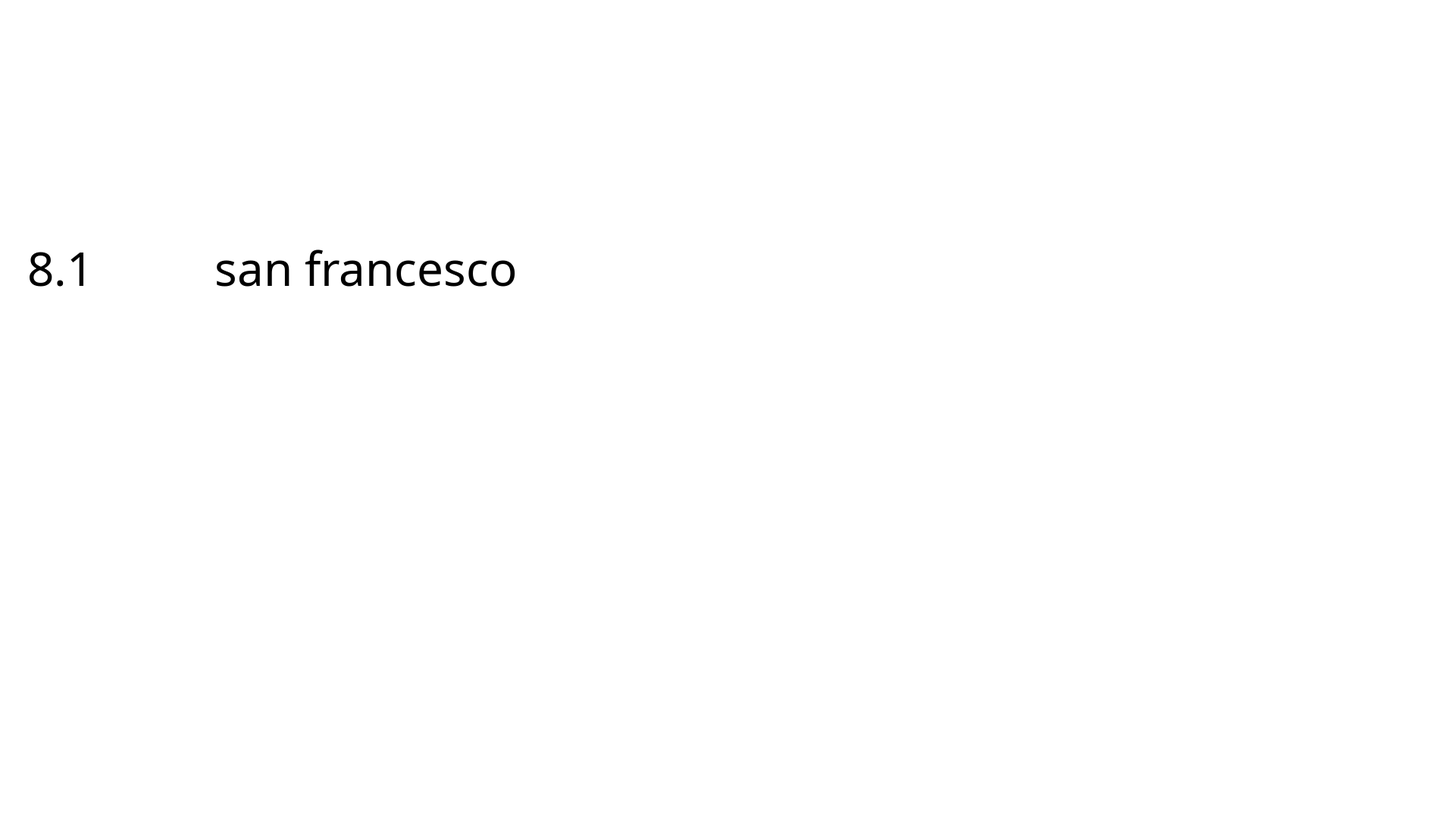
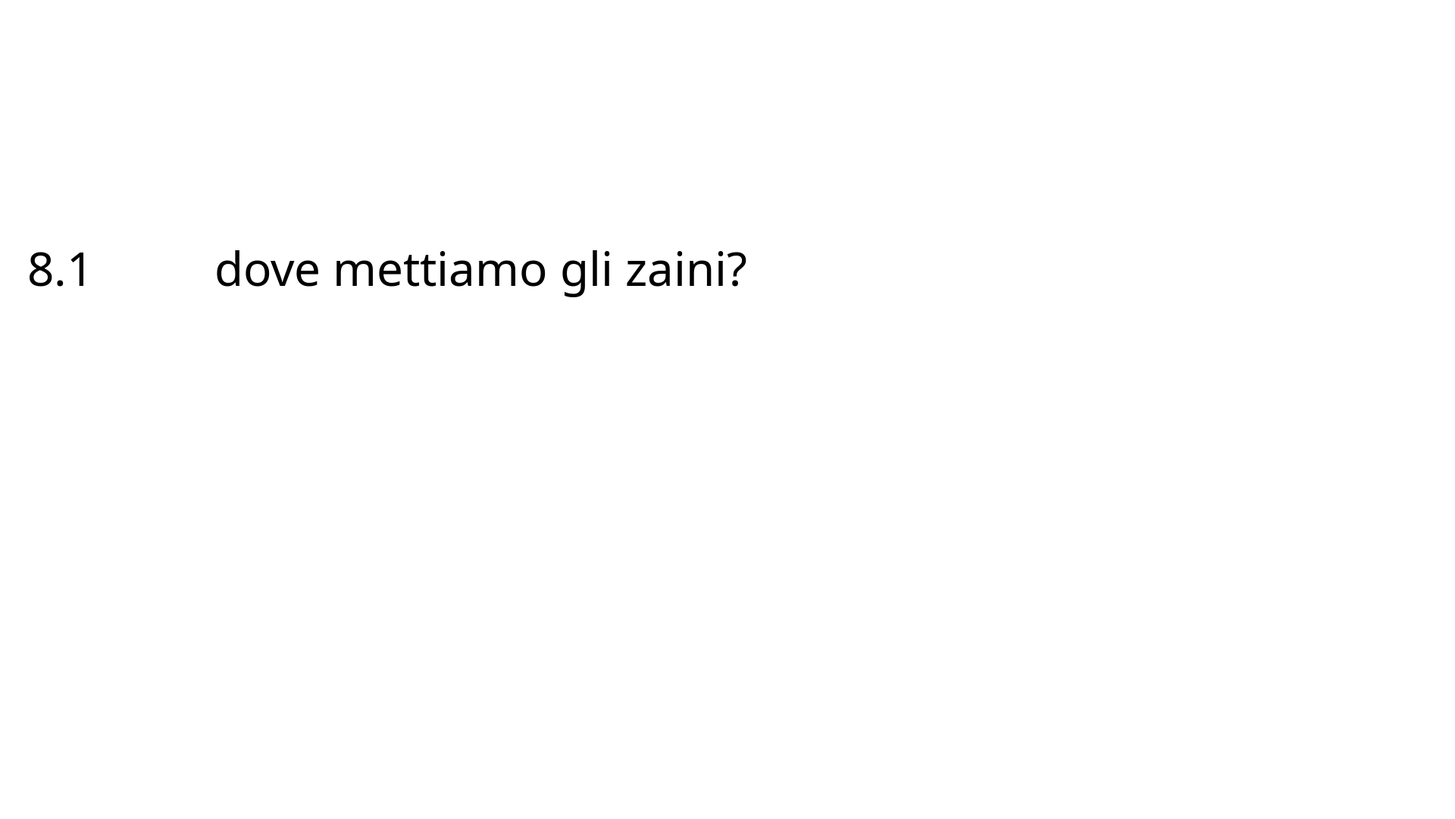
Comparing the layer stacks of the two 1455px x 819px images. Changes:
renamed "8.1 san francesco" to "8.1 dove mettiamo gli...", painted on it over [216, 249, 747, 298]
